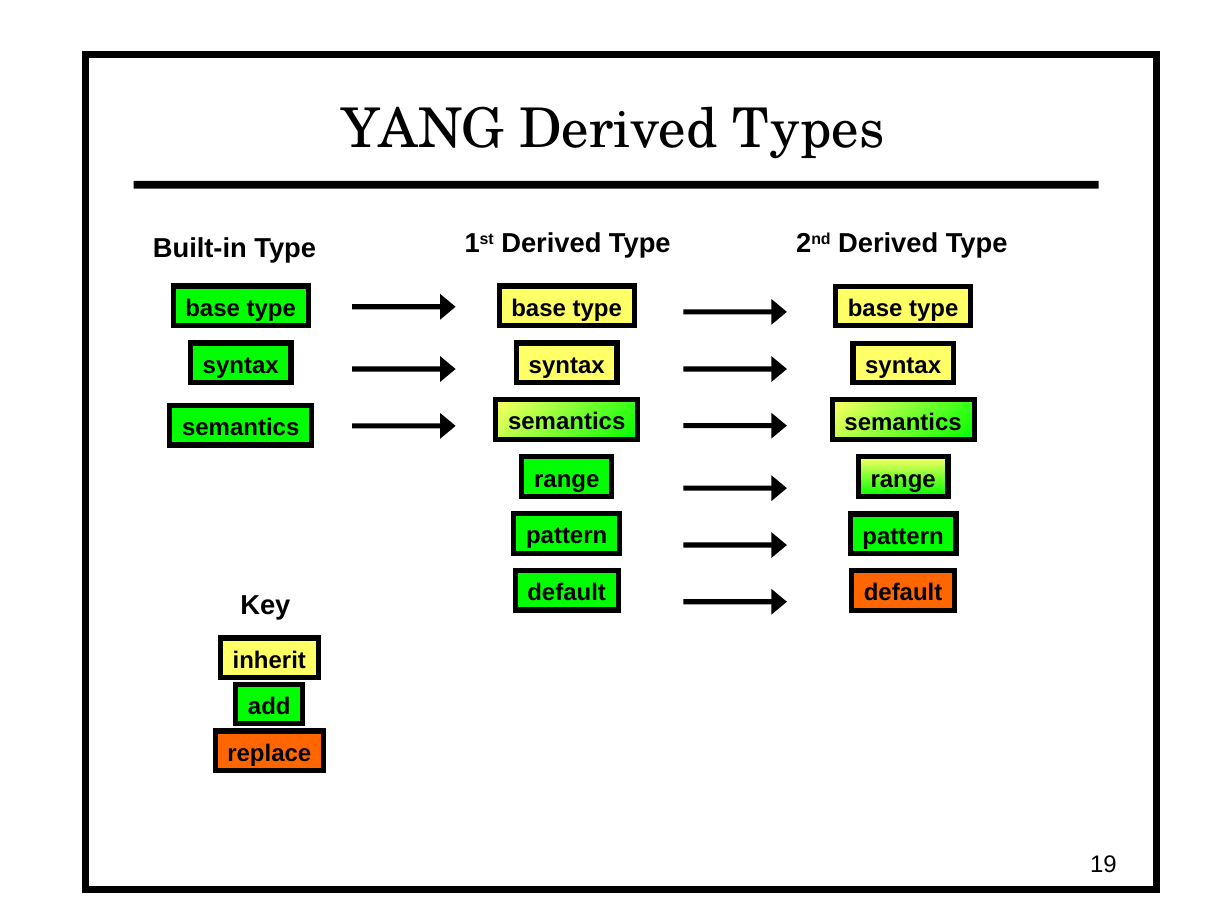
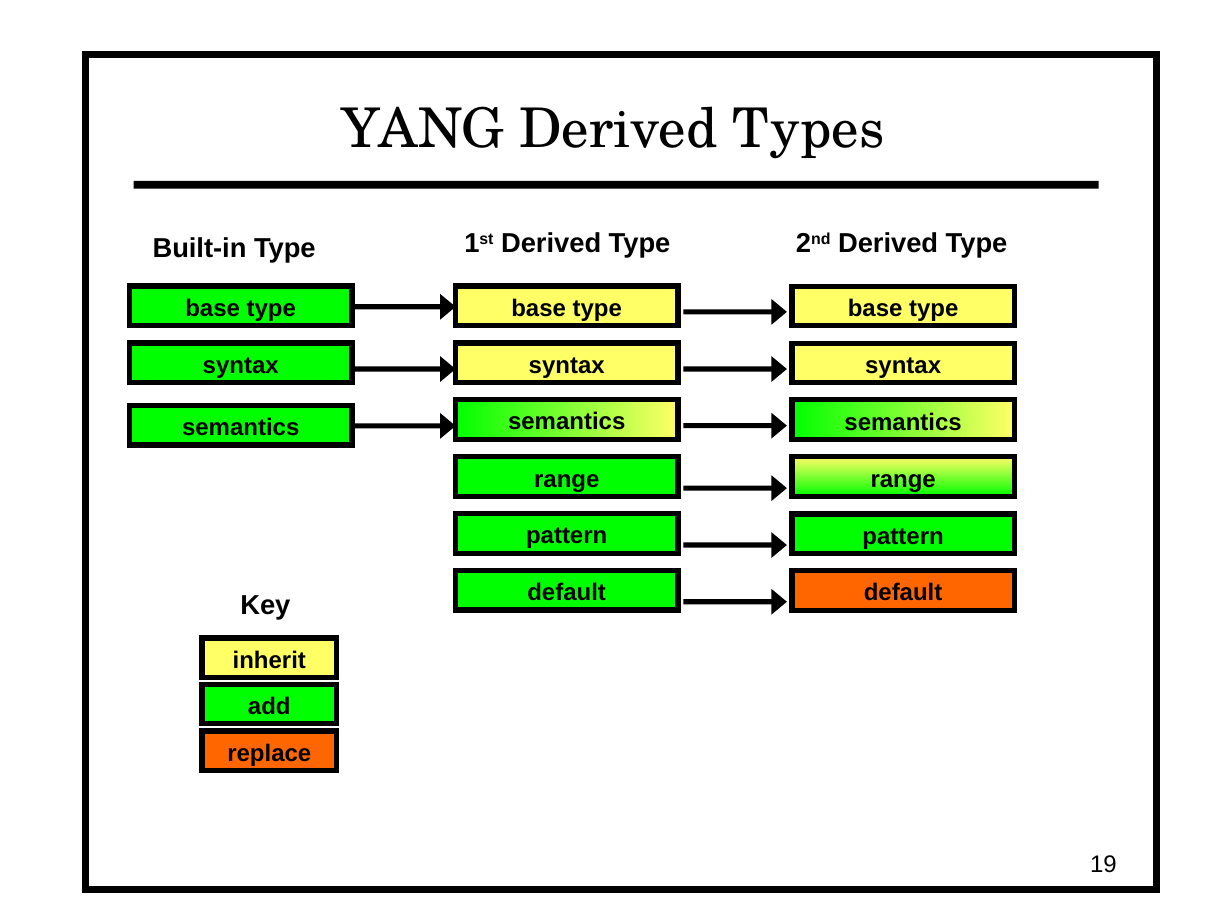
Before and after one commit to vlvassilev/yuma123, a slide deck: slide 19 of netconf/doc/netconfcentral_slides/yang_getting_started2.odp. Drawn at 1232x924 pixels with LibreOffice and Linux fonts; fonts in the diff are those of the drawing. Boxes give left, top, right and bottom in pixels: in the first picture for what was removed or moved away, otherwise in the second. Text is boxed around its words. In the diff, an @@ line names an element or a change of style, - is before the commit and + after.

```diff
--- a/netconf/doc/netconfcentral_slides/yang_getting_started2.odp
+++ b/netconf/doc/netconfcentral_slides/yang_getting_started2.odp
@@ rectangle "base type": place and size @@
-rectangle "base type" at <box>174,286,309,325</box>
+rectangle "base type" at <box>129,286,352,325</box>
@@ rectangle "base type": place and size @@
-rectangle "base type" at <box>499,286,634,325</box>
+rectangle "base type" at <box>456,286,679,325</box>
@@ rectangle "base type": place and size @@
-rectangle "base type" at <box>835,286,971,325</box>
+rectangle "base type" at <box>792,286,1015,325</box>
@@ rectangle "syntax": place and size @@
-rectangle "syntax" at <box>191,342,292,382</box>
+rectangle "syntax" at <box>129,342,352,382</box>
@@ rectangle "syntax": place and size @@
-rectangle "syntax" at <box>516,342,617,382</box>
+rectangle "syntax" at <box>456,342,679,382</box>
@@ rectangle "syntax": place and size @@
-rectangle "syntax" at <box>853,344,954,383</box>
+rectangle "syntax" at <box>792,344,1015,383</box>
@@ rectangle "semantics": place and size @@
-rectangle "semantics" at <box>170,405,312,445</box>
+rectangle "semantics" at <box>129,405,352,445</box>
@@ rectangle "semantics": place and size @@
-rectangle "semantics" at <box>495,399,637,439</box>
+rectangle "semantics" at <box>456,399,679,439</box>
@@ rectangle "semantics": place and size @@
-rectangle "semantics" at <box>833,400,975,440</box>
+rectangle "semantics" at <box>792,400,1015,440</box>
@@ rectangle "range": place and size @@
-rectangle "range" at <box>522,457,612,496</box>
+rectangle "range" at <box>456,457,679,496</box>
@@ rectangle "range": place and size @@
-rectangle "range" at <box>859,457,949,496</box>
+rectangle "range" at <box>792,457,1015,496</box>
@@ rectangle "pattern": place and size @@
-rectangle "pattern" at <box>514,514,620,553</box>
+rectangle "pattern" at <box>456,514,679,553</box>
@@ rectangle "pattern": place and size @@
-rectangle "pattern" at <box>850,514,956,553</box>
+rectangle "pattern" at <box>792,514,1015,553</box>
@@ rectangle "default": place and size @@
-rectangle "default" at <box>515,570,618,610</box>
+rectangle "default" at <box>456,570,679,610</box>
@@ rectangle "default": place and size @@
-rectangle "default" at <box>851,570,955,610</box>
+rectangle "default" at <box>792,570,1015,610</box>
@@ rectangle "inherit": place and size @@
-rectangle "inherit" at <box>221,638,318,678</box>
+rectangle "inherit" at <box>202,638,336,678</box>
@@ rectangle "add": place and size @@
-rectangle "add" at <box>235,685,302,724</box>
+rectangle "add" at <box>202,685,336,724</box>
@@ rectangle "replace": place and size @@
-rectangle "replace" at <box>216,731,324,770</box>
+rectangle "replace" at <box>202,731,336,770</box>
```
Also in this commit, not shown: 13 other slides changed, 22 other files.
